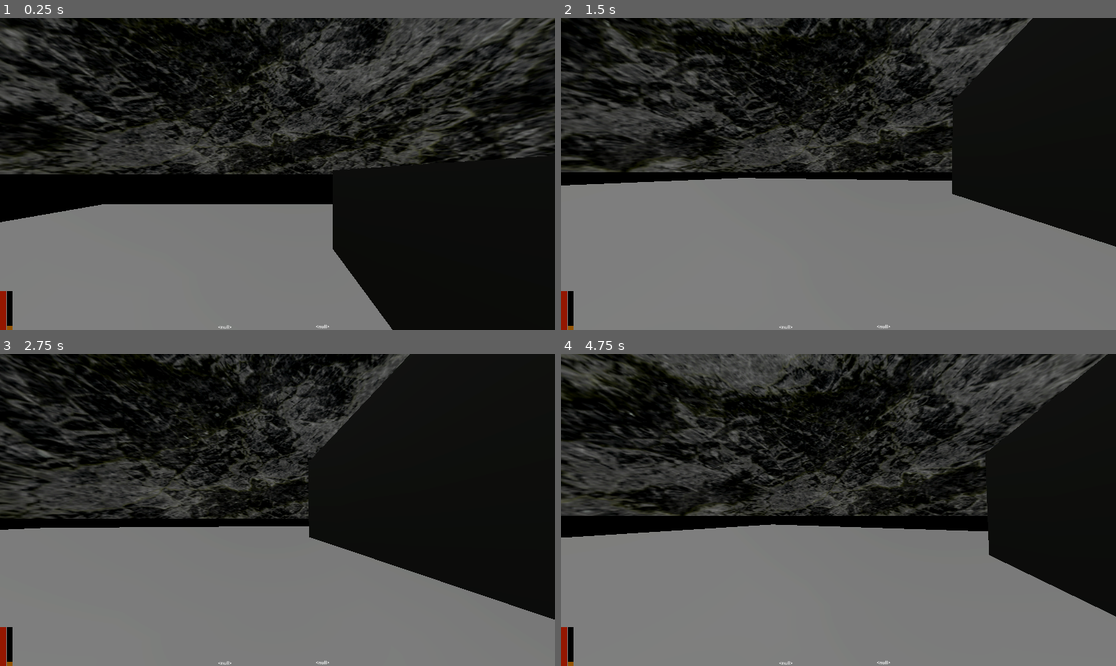
Above: before the commit, frames 1-4 (two rows, left to right).
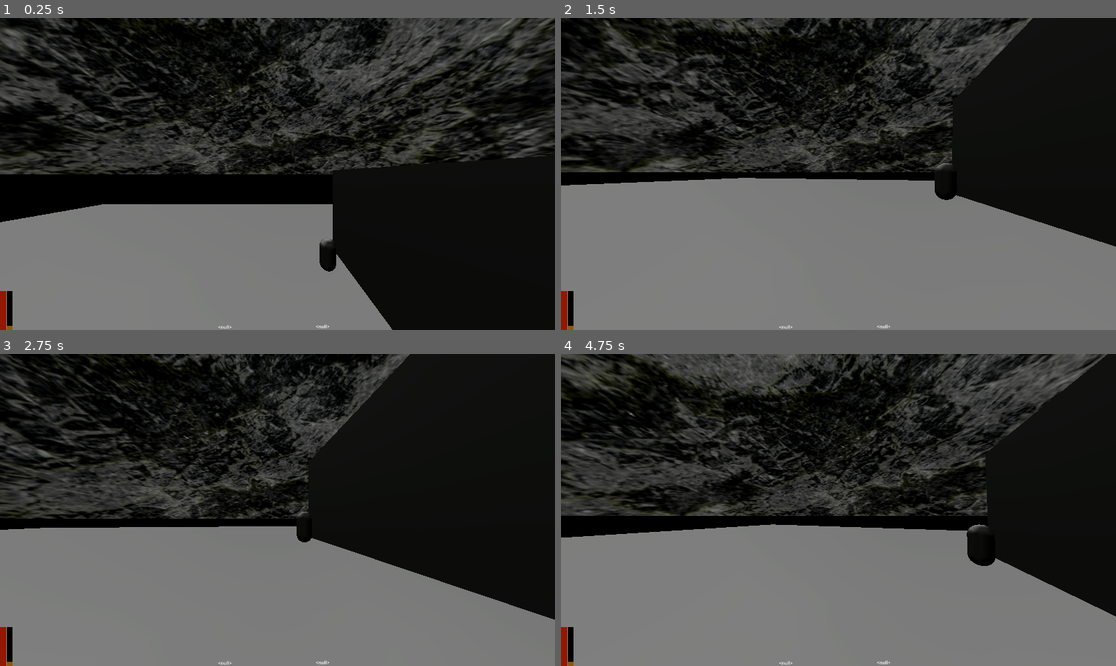
Above: after the commit, the same moments.

Repository: sharwenn-dev/debasement-game
Game: Godot game, scene res://test_world.tscn
Same seed, same stepped clock (60 frames per second), same inputs: the game is played once before the commit and once after it. Before the commit the project has no main scene; this scene is started directly in both runs.
Inputs (mouse positions are in pixels of both pictures, inside the frame that each line leads up to):
- Up to frame 1 (0.25 s): no input
- Up to frame 2 (1.5 s): tap Enter (ui_accept) at 0.5, 0.77 s; move the mouse to (866, 174) at 0.52 s; hold Up (ui_up) from 0.53 s (still down); tap F (interact) at 0.6, 1.35 s; move the mouse to (810, 174) at 1.27 s
- Up to frame 3 (2.75 s): keep holding Up (ui_up); tap Enter (ui_accept) at 1.52 s; move the mouse to (288, 503) at 2.02 s; tap F (interact) at 2.1 s
- Up to frame 4 (4.75 s): keep holding Up (ui_up); move the mouse to (832, 516) at 2.77 s; tap F (interact) at 2.85, 3.6, 4.35 s; tap Enter (ui_accept) at 3.02, 3.77, 4.52 s; move the mouse to (877, 513) at 3.52 s; move the mouse to (794, 506) at 4.27 s

The runs differ from the first frame. In frame 1, 0.3% of the frame differs, in the area x 57-61%, y 70-82%; in frame 2, 0.2%; in frame 3, 0.1%; in frame 4, 0.5%, in the area x 73-79%, y 54-68%.

Commit message:
5/12 humans and dialogue ranging needs fixing

Diff:
--- /dev/null
+++ b/base_human.gd
@@ -0,0 +1,39 @@
+extends CharacterBody3D
+
+@onready var player = get_tree().get_first_node_in_group("Player")
+var in_dialogue_range = false
+var being_talked_to = false
+
+@export var data = {
+	"max_health": 50,
+	"health": 50,
+	"max_hunger": 100,
+	"hunger": 10,
+}
+
+@export var dialogue = [
+	"debaser",
+	"thats what they called me in high school",
+	"NO DIALOGUE"
+]
+
+func _physics_process(delta: float) -> void:
+	if player.current_dialogue_set == dialogue:
+		being_talked_to = true
+	#if player.in_dialogue and not in_dialogue_range and being_talked_to:
+		#player.end_dialogue() # FIX HERE!!!!
+
+func interact():
+	#data.hunger = clamp(data.hunger + 30, 0, data.max_hunger)
+	#queue_free()
+	player.do_dialogue(dialogue, 0)
+
+
+func _on_dialogue_range_body_entered(body: Node3D) -> void:
+	if body == player:
+		in_dialogue_range = true
+
+
+func _on_dialogue_range_body_exited(body: Node3D) -> void:
+	if body == player:
+		in_dialogue_range = false
--- /dev/null
+++ b/base_human.tscn
@@ -0,0 +1,32 @@
+[gd_scene load_steps=5 format=3 uid="uid://bgmgqdouxebll"]
+
+[ext_resource type="Script" uid="uid://komj7nyv06oh" path="res://base_human.gd" id="1_4ucnw"]
+
+[sub_resource type="CapsuleMesh" id="CapsuleMesh_34ffg"]
+
+[sub_resource type="CapsuleShape3D" id="CapsuleShape3D_4ucnw"]
+radius = 0.517652
+height = 2.07274
+
+[sub_resource type="CapsuleShape3D" id="CapsuleShape3D_mdtil"]
+radius = 3.50363
+height = 9.66309
+
+[node name="base_human" type="CharacterBody3D" groups=["Human", "Interactable"]]
+script = ExtResource("1_4ucnw")
+
+[node name="MeshInstance3D" type="MeshInstance3D" parent="."]
+transform = Transform3D(1, 0, 0, 0, 1, 0, 0, 0, 1, 0, 0.261884, 0)
+mesh = SubResource("CapsuleMesh_34ffg")
+
+[node name="CollisionShape3D" type="CollisionShape3D" parent="."]
+transform = Transform3D(1, 0, 0, 0, 1, 0, 0, 0, 1, 0.00091821, 0.290228, 0)
+shape = SubResource("CapsuleShape3D_4ucnw")
+
+[node name="dialogue_range" type="Area3D" parent="."]
+
+[node name="CollisionShape3D" type="CollisionShape3D" parent="dialogue_range"]
+shape = SubResource("CapsuleShape3D_mdtil")
+
+[connection signal="body_entered" from="dialogue_range" to="." method="_on_dialogue_range_body_entered"]
+[connection signal="body_exited" from="dialogue_range" to="." method="_on_dialogue_range_body_exited"]
--- a/debase_player.tscn
+++ b/debase_player.tscn
@@ -119,6 +119,16 @@
 	dialogue_box.visible = true
 	#get_tree().paused = true
 
+func end_dialogue():
+	current_dialogue_set = null
+	current_dialogue_step = 0
+	dialogue_box.visible = false
+	dialogue_cooldown = true
+	var timer = get_tree().create_timer(0.5)
+	await timer.timeout
+	dialogue_cooldown = false
+	in_dialogue = false
+	return
 
 func get_item(item, side):
 	item.use_collision = false # probably change for type later
@@ -253,7 +263,7 @@
 border_color = Color(0, 0, 0, 1)
 border_blend = true
 
-[node name="debase_player" type="CharacterBody3D" groups=["Player"]]
+[node name="debase_player" type="CharacterBody3D" groups=["Human", "Player"]]
 wall_min_slide_angle = 3.14159
 script = SubResource("GDScript_5h67k")
 
--- a/interact_test.gd
+++ b/interact_test.gd
@@ -4,9 +4,9 @@
 @onready var data = player.data
 
 @export var dialogue = [
-	"debase cube mode",
-	"you wouldn't get it",
-	"you're not even a cube",
+	"GURT: YO",
+	"you wouldn't get it YO",
+	"you're not even GURT: YO",
 	"NO DIALOGUE"
 ]
 
--- a/interact_test.tscn
+++ b/interact_test.tscn
@@ -2,7 +2,7 @@
 
 [ext_resource type="Script" uid="uid://crcygj3omt8eg" path="res://interact_test.gd" id="1_lkiyx"]
 
-[node name="interact_test" type="CSGBox3D"]
+[node name="interact_test" type="CSGBox3D" groups=["Interactable"]]
 use_collision = true
 size = Vector3(0.25, 0.25, 0.25)
 script = ExtResource("1_lkiyx")
--- a/project.godot
+++ b/project.godot
@@ -11,6 +11,7 @@
 [application]
 
 config/name="Debasement"
+run/main_scene="uid://7oh13t47s2nr"
 config/features=PackedStringArray("4.4", "GL Compatibility")
 config/icon="res://icon.svg"
 
--- a/test_world.tscn
+++ b/test_world.tscn
@@ -1,10 +1,11 @@
-[gd_scene load_steps=9 format=3 uid="uid://7oh13t47s2nr"]
+[gd_scene load_steps=10 format=3 uid="uid://7oh13t47s2nr"]
 
 [ext_resource type="Texture2D" uid="uid://d32hfug6v67i7" path="res://assets/textures/Rock031_1K-JPG/Rock031_1K-JPG_Color.jpg" id="1_gy3sr"]
 [ext_resource type="PackedScene" uid="uid://cponqcw7k51d0" path="res://debase_player.tscn" id="2_1lwx6"]
 [ext_resource type="PackedScene" uid="uid://d2245jh7nwd32" path="res://interact_test.tscn" id="3_1lwx6"]
 [ext_resource type="PackedScene" uid="uid://baqr51kg5oeuh" path="res://items/food_item.tscn" id="4_dsnr4"]
 [ext_resource type="PackedScene" uid="uid://dftbwujv4puip" path="res://items/health_item.tscn" id="5_lf0gk"]
+[ext_resource type="PackedScene" uid="uid://bgmgqdouxebll" path="res://base_human.tscn" id="6_cnaw2"]
 
 [sub_resource type="ProceduralSkyMaterial" id="ProceduralSkyMaterial_5de8i"]
 sky_top_color = Color(0.0439255, 0.0619628, 0.0870453, 1)
@@ -65,7 +66,7 @@
 use_collision = true
 size = Vector3(11.5186, 6.46063, 12.9678)
 
-[node name="interact_test" parent="." groups=["Interactable"] instance=ExtResource("3_1lwx6")]
+[node name="interact_test" parent="." instance=ExtResource("3_1lwx6")]
 transform = Transform3D(1, 0, 0, 0, 1, 0, 0, 0, 1, -0.244238, 0.628891, 5.19593)
 
 [node name="food_item" parent="." instance=ExtResource("4_dsnr4")]
@@ -85,3 +86,6 @@
 
 [node name="health_item2" parent="." instance=ExtResource("5_lf0gk")]
 transform = Transform3D(1, 0, 0, 0, 1, 0, 0, 0, 1, -7.42075, 0.235952, 2.73028)
+
+[node name="base_human" parent="." instance=ExtResource("6_cnaw2")]
+transform = Transform3D(1, 0, 0, 0, 1, 0, 0, 0, 1, 4.61846, 0.92159, -14.321)
Not shown, added: base_human.gd.uid
